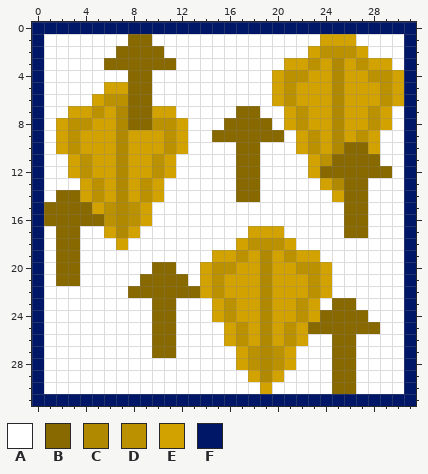
Pixel-art sprite, stored at Assets/Sprites/Lootables/ResistenceBoost.png. The first picture shows the starting point.
The file is 32x32 pixels. Colours within 5 levels of each other are drawn and written as one.
Palette (. is transparent): A #ffffff  B #886900  C #b08900  D #bb9100  E #d2a300  F #001666
Pixels before, first column x 0:
 0 FFFFFFFFFFFFFFFFFFFFFFFFFFFFFFFF
 1 FAAAAAAABBAAAAAAAAAAAAAAEEEAAAAF
 2 FAAAAAABBBBAAAAAAAAAAAAEDDDEAAAF
 3 FAAAAABBBBBBAAAAAAAAAEEDECEDEEAF
 4 FAAAAAAABBAAAAAAAAAAEDDEECEEDDEF
 5 FAAAAAEEBBAAAAAAAAAAEDEEECEEEDEF
 6 FAAAAEDDBBAAAAAAAAAAEDEEECEEEDEF
 7 FAAEEDECBBEEAAAAABBAAEDEECEEDEAF
 8 FAEDDEECBBDDEAAABBBBAEDEECEEDEAF
 9 FAEDEEECEEEDEAABBBBBBAEDECEDEAAF
10 FAEDEEECEEEDEAAAABBAAAEDECBBEAAF
11 FAAEDEECEEDEAAAAABBAAAAEDBBBBAAF
12 FAAEDEECEEDEAAAAABBAAAAEBBBBBBAF
13 FAAAEDECEDEAAAAAABBAAAAAECBBAAAF
14 FABBEDECEDEAAAAAABBAAAAAAEBBAAAF
15 FBBBBEDCDEAAAAAAAAAAAAAAAABBAAAF
16 FBBBBBDCDEAAAAAAAAAAAAAAAABBAAAF
17 FABBAAECEAAAAAAAAAEEEAAAAABBAAAF
18 FABBAAAEAAAAAAAAAEDDDEAAAAAAAAAF
19 FABBAAAAAAAAAAAEEDECEDEEAAAAAAAF
20 FABBAAAAAABBAAEDDEECEEDDEAAAAAAF
21 FABBAAAAABBBBAEDEEECEEEDEAAAAAAF
22 FAAAAAAABBBBBBEDEEECEEEDEAAAAAAF
23 FAAAAAAAAABBAAAEDEECEEDEABBAAAAF
24 FAAAAAAAAABBAAAEDEECEEDEBBBBAAAF
25 FAAAAAAAAABBAAAAEDECEDEBBBBBBAAF
26 FAAAAAAAAABBAAAAEDECEDEAABBAAAAF
27 FAAAAAAAAABBAAAAAEDCDEAAABBAAAAF
28 FAAAAAAAAAAAAAAAAEDCDEAAABBAAAAF
29 FAAAAAAAAAAAAAAAAAECEAAAABBAAAAF
30 FAAAAAAAAAAAAAAAAAAEAAAAABBAAAAF
31 FFFFFFFFFFFFFFFFFFFFFFFFFFFFFFFF
The result:
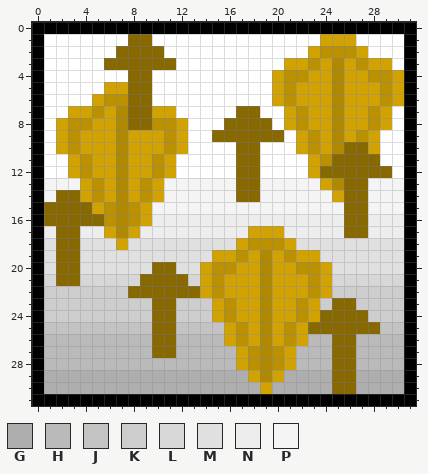
Colours new in this view: G #adaead  H #bababa  J #c3c3c3  K #cdcdcd  L #d6d7d6  M #e0e0e0  N #ededed  P #f4f4f4
Changes in this commit:
colour F: #001666 -> #000000
y 13: x 1..3 AAA -> PPP; x 11..16 AAAAAA -> PPPPPP; x 19..23 AAAAA -> PPPPP; x 28..30 AAA -> PPP
y 14: x 1 A -> P; x 11..16 AAAAAA -> PPPPPP; x 19..24 AAAAAA -> PPPPPP; x 28..30 AAA -> PPP
y 15: x 10..25 AAAAAAAAAAAAAAAA -> PPPPPPPPPPPPPPPP; x 28..30 AAA -> PPP
y 16: x 10..25 AAAAAAAAAAAAAAAA -> NNNNNNNNNNNNNNNN; x 28..30 AAA -> NNN
y 17: x 1 A -> N; x 4..5 AA -> NN; x 9..17 AAAAAAAAA -> NNNNNNNNN; x 21..25 AAAAA -> NNNNN; x 28..30 AAA -> NNN
y 18: x 1 A -> M; x 4..6 AAA -> MMM; x 8..16 AAAAAAAAA -> MMMMMMMMM; x 22..30 AAAAAAAAA -> MMMMMMMMM
y 19: x 1 A -> M; x 4..14 AAAAAAAAAAA -> MMMMMMMMMMM; x 24..30 AAAAAAA -> MMMMMMM
y 20: x 1 A -> M; x 4..9 AAAAAA -> MMMMMM; x 12..13 AA -> MM; x 25..30 AAAAAA -> MMMMMM
y 21: x 1 A -> L; x 4..8 AAAAA -> LLLLL; x 13 A -> L; x 25..30 AAAAAA -> LLLLLL
y 22: x 1..7 AAAAAAA -> KKKKKKK; x 25..30 AAAAAA -> KKKKKK
y 23: x 1..9 AAAAAAAAA -> KKKKKKKKK; x 12..14 AAA -> KKK; x 24 A -> K; x 27..30 AAAA -> KKKK
y 24: x 1..9 AAAAAAAAA -> KKKKKKKKK; x 12..14 AAA -> KKK; x 28..30 AAA -> KKK
y 25: x 1..9 AAAAAAAAA -> JJJJJJJJJ; x 12..15 AAAA -> JJJJ; x 29..30 AA -> JJ
y 26: x 1..9 AAAAAAAAA -> HHHHHHHHH; x 12..15 AAAA -> HHHH; x 23..24 AA -> HH; x 27..30 AAAA -> HHHH
y 27: x 1..9 AAAAAAAAA -> HHHHHHHHH; x 12..16 AAAAA -> HHHHH; x 22..24 AAA -> HHH; x 27..30 AAAA -> HHHH
y 28: x 1..16 AAAAAAAAAAAAAAAA -> HHHHHHHHHHHHHHHH; x 22..24 AAA -> HHH; x 27..30 AAAA -> HHHH
y 29: x 1..17 AAAAAAAAAAAAAAAAA -> GGGGGGGGGGGGGGGGG; x 21..24 AAAA -> GGGG; x 27..30 AAAA -> GGGG
y 30: x 1..18 AAAAAAAAAAAAAAAAAA -> GGGGGGGGGGGGGGGGGG; x 20..24 AAAAA -> GGGGG; x 27..30 AAAA -> GGGG
Where, in picture pixels (left, top, right, bottom), the same in both pictures:
changed: (32, 22, 416, 406)
